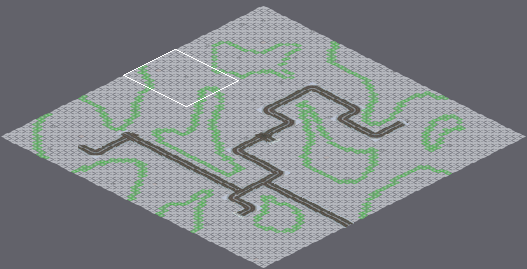
Tiled map: Tankerfield/Game/Maps/SnowMap.tmx. The first picture is a wide view before the edit; the outline marks the close-up.
Close-up. As it was:
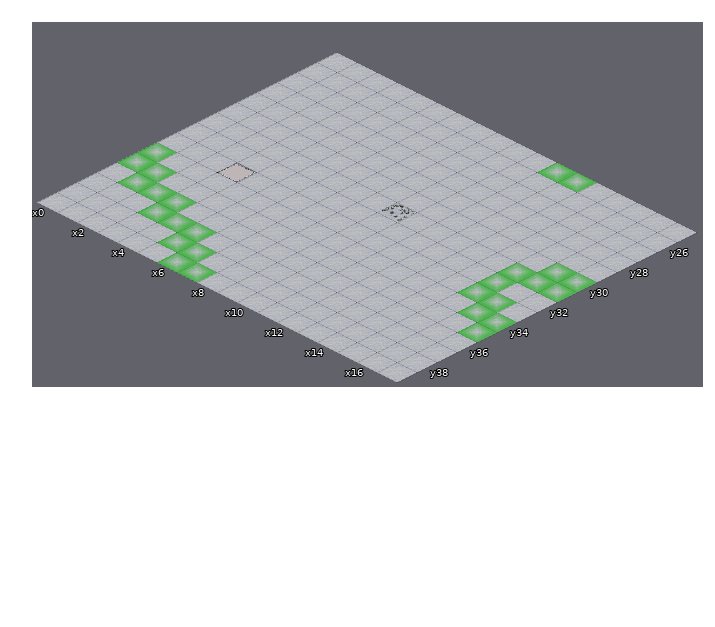
Cells are 60x30 px. Isometric: x runs down to the right, y down to the left. Shown: x 0..17, y 25..39. The commit also changed other parts of the map, which this record leaves out.
After the commit:
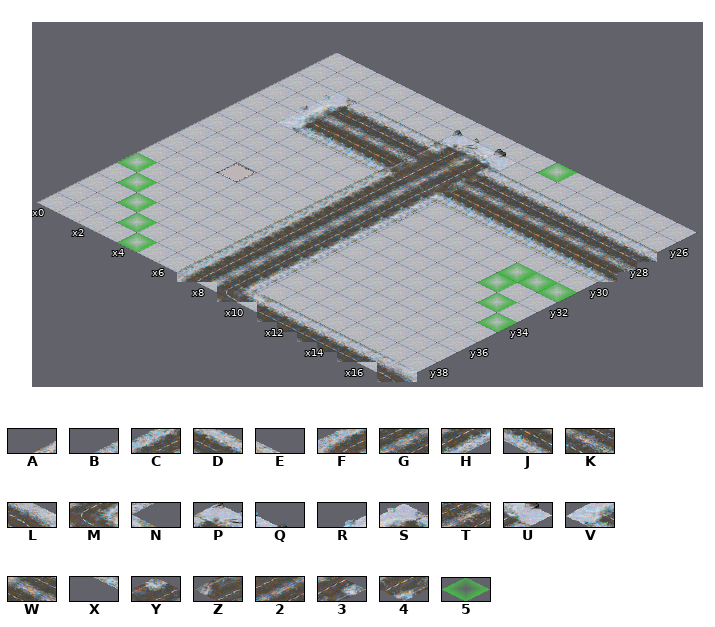
Key: from "RoadTiles": A 15, B 27, C 28, D 32, E 33, F 40, G 41, H 42, J 44, K 45, L 46, M 54, N 55, P 105, Q 106, R 110, S 111, T 118, U 119, V 123, W 124, X 126, Y 169, Z 180, 2 181, 3 182, 4 193; from "meta": 5 0.
_ is an empty cell.
Difference:
Layer "Road":
There is now tile 2 in row 28 at x 8.
There is now tile 3 in row 27 at x 9.
There is now tile 4 in row 29 at x 9.
There is now tile A in row 36 at x 6.
There is now tile B in row 38 at x 6.
There is now tile C in rows 30 to 37 at x 7.
There is now tile D in row 27 at x 4 to 6 and 10 to 17; in row 39 at x 11 to 15.
There is now tile E in row 38 at x 16.
There is now tile F in row 39 at x 7.
There is now tile G in rows 30 to 36 at x 8; in row 38 at x 8.
There is now tile H in rows 30 to 37 at x 9.
There is now tile J in row 29 at x 4 to 6 and 10 to 17.
There is now tile K in row 28 at x 4 to 6 and 10 to 17.
There is now tile L in row 39 at x 17.
There is now tile M in row 39 at x 9.
There is now tile N in row 38 at x 10.
There is now tile P in row 26 at x 7.
There is now tile Q in row 25 at x 8.
There is now tile R in row 28 at x 1.
There is now tile S in row 27 at x 2.
There is now tile T in row 27 at x 8.
There is now tile U in row 26 at x 9.
There is now tile V in row 29 at x 2.
There is now tile W in row 28 at x 3.
There is now tile X in row 30 at x 3.
There is now tile Y in row 27 at x 7.
There is now tile Z in row 29 at x 7.
Layer "Colliders":
There is now tile 5 in row 37 at x 2; in row 38 at x 3; in row 39 at x 4.
Tile 5 is gone in row 25 at x 12; in row 30 at x 16 to 17; in row 33 at x 15; in row 34 at x 0 and 16; in row 35 at x 1 and 17; in row 36 at x 2 to 3.
Tile 5 is gone in row 37 at x 3 to 5; in row 38 at x 5 to 6; in row 39 at x 6 to 7.
Pixel boxes of the changes (left, top, right, bottom) in both close-ups:
changed: (117, 92, 657, 382)
